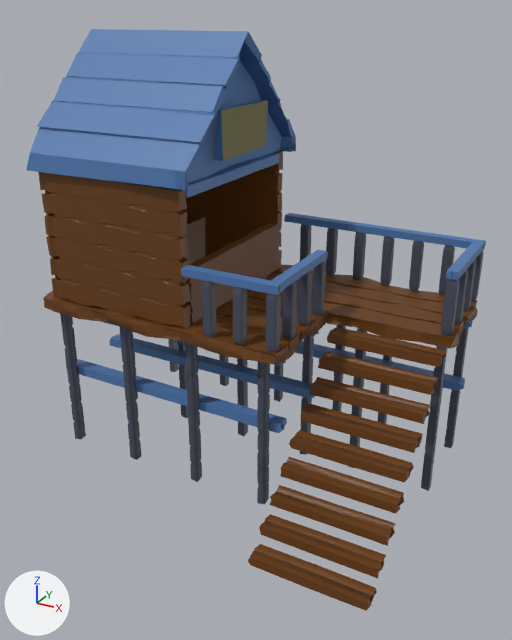
One commit to the OBJ model src/assets/budynki/sklepik1.obj: the scene before it, then after it.
One viewpoint serves both versions: a 50 mm camera at (12.34, -12.34, 10.97) aimed at (4.92, 1.16, 4.23). Lighting does not change. The marker at lower left points along +X, +Y and +Z. The picture after the commit comes second. Where no turn or scale is listed for an object, it has been applied to the vertices.

The scene before the commit, as lines of its bpy script (objects in view):
```python
ob_cube = bpy.data.objects.new('Cube', me_cube)
ob_cube.location = (0.0, 0.0, 0.0)
ob_cube_001 = bpy.data.objects.new('Cube.001', me_cube_001)
ob_cube_001.location = (0.0, 0.0, 0.0)
ob_cube_009 = bpy.data.objects.new('Cube.009', me_cube_009)
ob_cube_009.location = (0.0, 0.0, 0.0)
ob_cube_011 = bpy.data.objects.new('Cube.011', me_cube_011)
ob_cube_011.location = (0.0, 0.0, 0.0)
ob_cube_012 = bpy.data.objects.new('Cube.012', me_cube_012)
ob_cube_012.location = (0.0, 0.0, 0.0)
ob_cube_013 = bpy.data.objects.new('Cube.013', me_cube_013)
ob_cube_013.location = (0.0, 0.0, 0.0)
ob_cube_016 = bpy.data.objects.new('Cube.016', me_cube_016)
ob_cube_016.location = (0.0, 0.0, 0.0)
ob_cube_028 = bpy.data.objects.new('Cube.028', me_cube_028)
ob_cube_028.location = (0.0, 0.0, 0.0)
ob_plane = bpy.data.objects.new('Plane', me_plane)
ob_plane.location = (0.0, 0.0, 0.0)
# also in view: 'Cube.024' at (6.09, 1.07, 5.73); 'Cube.015' at (9.12, 3.54, 4.97); 'Cube.026' at (1.89, 2.23, 9.01); 'Cube.008' at (4.46, 4.25, 2.14); 'Cube.002' at (2.87, 2.36, 2.03)
```
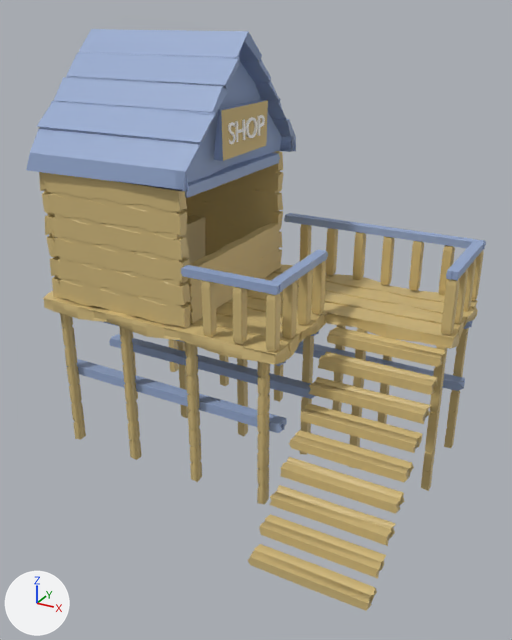
Boxes [x1, y1, x2, y2] around the edits, measured in the pictures (512 x 640 px):
'Cube.026', recoloured (lighter): [26, 29, 296, 191] in both
'Cube.009', recoloured (brown to yellow): [248, 327, 447, 611] in both
'Cube.011', recoloured (brown to yellow): [47, 173, 191, 328] in both
'Plane', recoloured (brown to yellow): [43, 264, 478, 365] in both
'Cube', recoloured (lighter): [60, 313, 270, 505] in both
'Cube.012', recoloured (lighter): [183, 151, 283, 268] in both
'Cube.013', recoloured (lighter): [185, 223, 279, 324] in both
'Cube.001', recoloured: [168, 325, 469, 491] in both
'Cube.004', recoloured (lighter): [66, 359, 287, 433] in both
'Cube.006', recoloured (lighter): [109, 334, 315, 399] in both
'Cube.016', recoloured (lighter): [353, 232, 455, 295] in both
'Cube.023', recoloured (lighter): [284, 213, 486, 250] in both
'Cube.015', recoloured (lighter): [441, 250, 484, 335] in both
'Cube.019', recoloured (lighter): [266, 281, 297, 352] in both
'Cube.018', recoloured (lighter): [201, 280, 247, 344] in both
'Cube.002', recoloured: [132, 332, 314, 455] in both
'Cube.014', recoloured (lighter): [185, 153, 279, 198] in both
'Cube.025', recoloured (lighter): [181, 265, 283, 295] in both
'Cube.020', recoloured (lighter): [298, 261, 326, 325] in both
'Cube.008', recoloured: [295, 341, 465, 391] in both
'Cube.010', recoloured (brown to yellow): [39, 172, 62, 298] in both
'Cube.017', recoloured (lighter): [300, 224, 338, 275] in both
'Cube.028', recoloured (lighter): [183, 215, 205, 265] in both
'Cube.024', recoloured (lighter): [271, 250, 328, 289] in both
'Cube.022', recoloured (lighter): [446, 242, 483, 281] in both
'Text', added: after [228, 115, 265, 144]
'Cube.007', recoloured: [463, 320, 473, 329] in both
'Cube.003', recoloured: [100, 321, 286, 366] in both
'Cube.005', recoloured: [311, 331, 319, 336] in both

Edits to the bpy script that builds the scene:
```text
Change mat_material_008:
    mat_material_008.base_color: (0.0802, 0.191, 0.434) -> (0.305, 0.402, 0.631)  # blue #5079b0 -> blue #96aad0
Change mat_material_007:
    mat_material_007.base_color: (0.15, 0.0513, 0.00605) -> (0.638, 0.485, 0.205)  # brown #6c4012 -> yellow #d1b97d
Change mat_material_016:
    mat_material_016.base_color: (0.175, 0.162, 0.0467) -> (0.638, 0.485, 0.205)  # dark yellow #74703d -> yellow #d1b97d
Change mat_material_015:
    mat_material_015.base_color: (0.0802, 0.191, 0.434) -> (0.305, 0.402, 0.631)  # blue #5079b0 -> blue #96aad0
Add mat_material:
    mat_material = principled_material('Material')
    mat_material.base_color = (1.0, 1.0, 1.0)  # white #ffffff
    mat_material.metallic = 0.508
    mat_material.roughness = 1.0
Change me_cube:
    where me_cube.from_pydata(...)  # 448 vertices, 440 faces; spans x -0.1..5.85, y -0.11..0.11, z 0.05..4.02
    remove me_cube.materials.append(mat_material_017)  # greyish blue #494f5f
    add me_cube.materials.append(mat_material_007)  # yellow #d1b97d
Change me_cube_001:
    where me_cube_001.from_pydata(...)  # 832 vertices, 816 faces; spans x -0.1..9.14, y 2.26..4.65, z 0.05..4.06
    remove me_cube_001.materials.append(mat_material_017)  # greyish blue #494f5f
    add me_cube_001.materials.append(mat_material_007)  # yellow #d1b97d
Change me_cube_002:
    where me_cube_002.from_pydata(...)  # 416 vertices, 408 faces; spans x -0.1..5.85, y 2.25..2.48, z 0.05..4.02
    remove me_cube_002.materials.append(mat_material_017)  # greyish blue #494f5f
    add me_cube_002.materials.append(mat_material_007)  # yellow #d1b97d
Change me_cube_015:
    where me_cube_015.from_pydata(...)  # 96 vertices, 104 faces; spans x 8.99..9.24, y 2.25..4.82, z 4.31..5.64
    remove me_cube_015.materials.append(mat_material_017)  # greyish blue #494f5f
    add me_cube_015.materials.append(mat_material_007)  # yellow #d1b97d
Change me_cube_016:
    where me_cube_016.from_pydata(...)  # 96 vertices, 104 faces; spans x 5.97..8.54, y 4.57..4.82, z 4.31..5.64
    remove me_cube_016.materials.append(mat_material_017)  # greyish blue #494f5f
    add me_cube_016.materials.append(mat_material_007)  # yellow #d1b97d
Change me_cube_017:
    where me_cube_017.from_pydata(...)  # 48 vertices, 52 faces; spans x 4.399..5.416, y 4.575..4.819, z 4.309..5.636
    remove me_cube_017.materials.append(mat_material_017)  # greyish blue #494f5f
    add me_cube_017.materials.append(mat_material_007)  # yellow #d1b97d
Change me_cube_018:
    where me_cube_018.from_pydata(...)  # 48 vertices, 52 faces; spans x 4.399..5.416, y -0.371..-0.127, z 4.309..5.636
    remove me_cube_018.materials.append(mat_material_017)  # greyish blue #494f5f
    add me_cube_018.materials.append(mat_material_007)  # yellow #d1b97d
Change me_cube_019:
    where me_cube_019.from_pydata(...)  # 48 vertices, 52 faces; spans x 5.971..6.214, y -0.36..0.657, z 4.309..5.636
    remove me_cube_019.materials.append(mat_material_017)  # greyish blue #494f5f
    add me_cube_019.materials.append(mat_material_007)  # yellow #d1b97d
Change me_cube_020:
    where me_cube_020.from_pydata(...)  # 48 vertices, 52 faces; spans x 5.971..6.214, y 1.188..2.205, z 4.309..5.636
    remove me_cube_020.materials.append(mat_material_017)  # greyish blue #494f5f
    add me_cube_020.materials.append(mat_material_007)  # yellow #d1b97d
Add me_text:
    me_text.from_pydata(...)  # 572 vertices, 850 faces; spans x 4.05..4.11, y 1.41..3.06, z 8.2..8.66
    me_text.materials.append(mat_material)  # white #ffffff
Add ob_text:
    ob_text = bpy.data.objects.new('Text', me_text)
    ob_text.location = (0.0, 0.0, 0.0)
```
